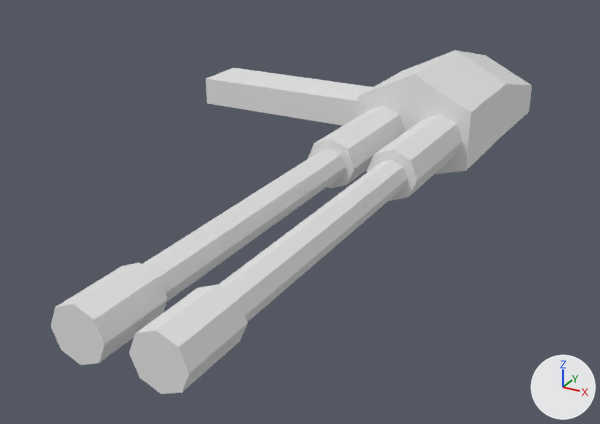
The Blender file models/weapons/nailgun.blend as it was, and as the next commit left it.
The view is the same before and after, from a 50 mm camera at (0.48, -1.359, 0.439) aimed at (-0.11, -0.286, -0.097). Lighting does not change. The marker at lower right points along +X, +Y and +Z.

Objects in the first picture: 'BarrelL', 'BarrelR', 'Body', 'Magazine'.
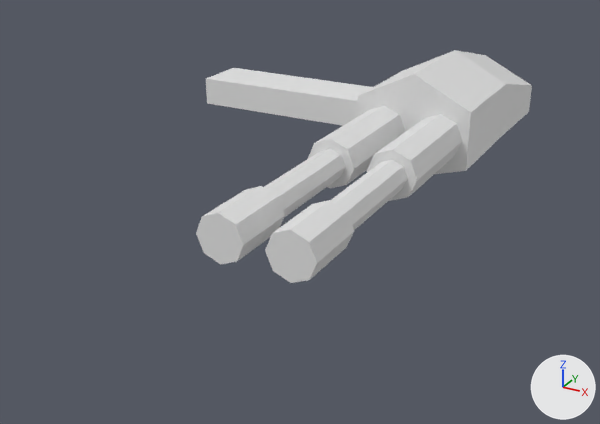
What changed in the scene script:
```text
Change ob_barrell:
    ob_barrell.location: (0.05, -0.5, 0.0) -> (0.05, -0.25, 0.0)
Change ob_barrelr:
    ob_barrelr.location: (-0.05, -0.5, 0.0) -> (-0.05, -0.25, 0.0)
```

Changed parts and their boxes [x1, y1, x2, y2] in the pictures (600 x 424 px):
'BarrelL', moved
    before: [129, 160, 407, 394]
    after: [265, 160, 407, 283]
'BarrelR', moved
    before: [51, 148, 345, 365]
    after: [196, 148, 345, 264]
